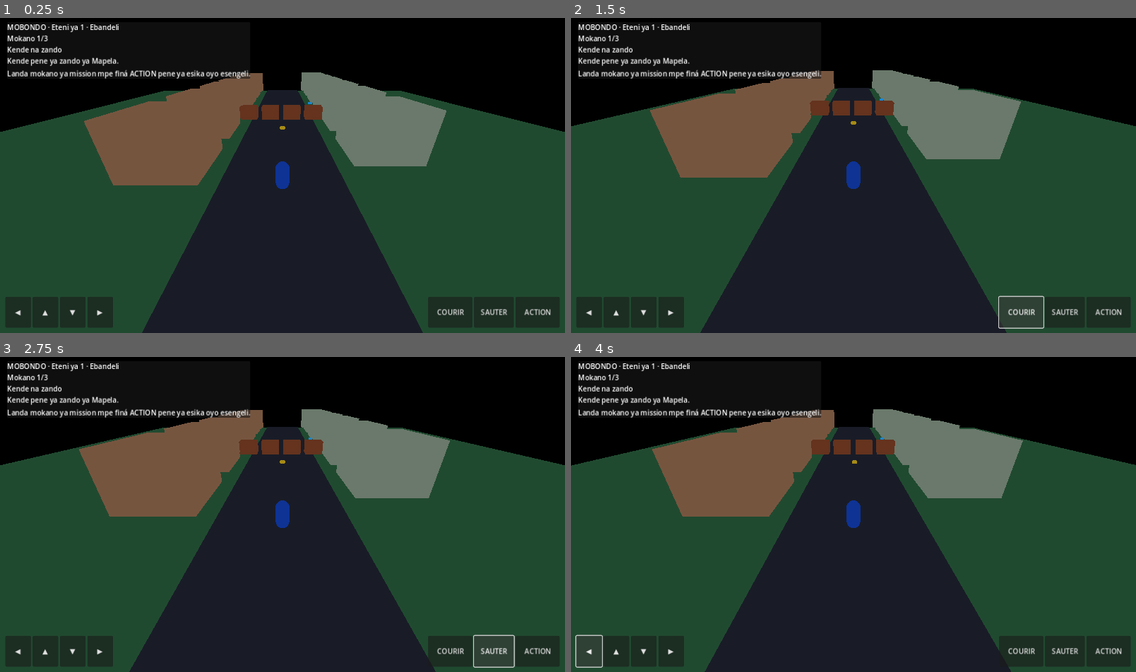
Above: before the commit, frames 1-4 (two rows, left to right).
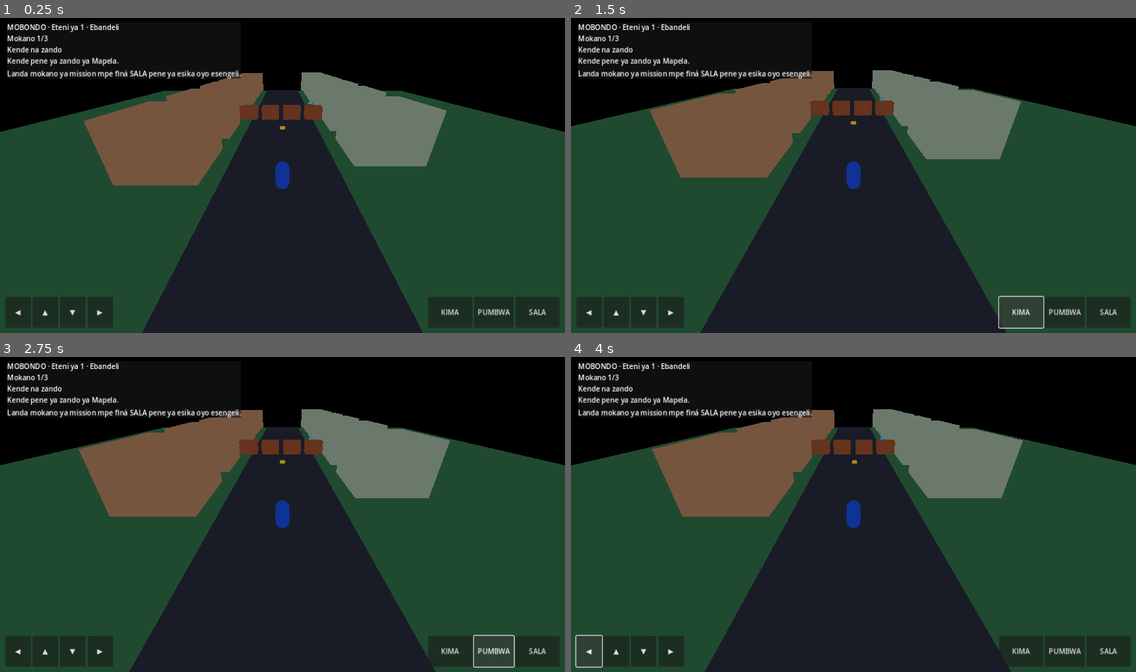
Above: after the commit, the same moments.

Repository: benimandala210-sudo/MOBONDO
Game: Godot game, scene res://scenes/main.tscn
Two runs of this game, one before a commit and one after it. Both use one fixed random seed, a clock stepped at 60 frames per second and the inputs below.
Inputs (mouse positions are in pixels of both pictures, inside the frame that each line leads up to):
- Up to frame 1 (0.25 s): no input
- Up to frame 2 (1.5 s): click (1023, 310) at 0.5 s, where only the run before the commit has a clickable "COURIR"; click (1023, 310) at 1.25 s, where only the run after the commit has a clickable "KIMA"
- Up to frame 3 (2.75 s): click "SAUTER" (after the commit: "PUMBWA") at 2 s
- Up to frame 4 (4 s): click "ACTION" (after the commit: "SALA") at 2.75 s; click "◀" at 3.5 s

The runs differ from the first frame. In frame 1, 0.5% of the frame differs, in the area x 22-98%, y 16-95%; in frame 2, 0.5%; in frame 3, 0.5%; in frame 4, 0.5%.

Commit message:
Localize mission controls and guidance in Lingala

Diff:
--- a/scripts/main.gd
+++ b/scripts/main.gd
@@ -136,20 +136,20 @@
     controls.add_child(spacer)
 
     run_button = Button.new()
-    run_button.text = "COURIR"
+    run_button.text = "KIMA"
     run_button.custom_minimum_size = Vector2(100, 56)
     run_button.button_down.connect(func(): player.set_running(true))
     run_button.button_up.connect(func(): player.set_running(false))
     controls.add_child(run_button)
 
     var jump_button := Button.new()
-    jump_button.text = "SAUTER"
+    jump_button.text = "PUMBWA"
     jump_button.custom_minimum_size = Vector2(90, 56)
     jump_button.pressed.connect(func(): Input.action_press("jump"); Input.action_release("jump"))
     controls.add_child(jump_button)
 
     action_button = Button.new()
-    action_button.text = "ACTION"
+    action_button.text = "SALA"
     action_button.custom_minimum_size = Vector2(100, 56)
     action_button.pressed.connect(_perform_action)
     controls.add_child(action_button)
@@ -179,19 +179,19 @@
             if player.global_position.distance_to(market_position) < 4.0:
                 mission_manager.complete_objective(objective_id)
             else:
-                status_label.text = "Pusana pene ya zando liboso ya kosala ACTION."
+                status_label.text = "Pusana pene ya zando liboso ya kosala SALA."
         "talk_resident":
             if player.global_position.distance_to(npc_position) < 3.5:
                 mission_manager.complete_objective(objective_id)
             else:
-                status_label.text = "Pusana pene ya moto ya quartier liboso ya kosala ACTION."
+                status_label.text = "Pusana pene ya moto ya quartier liboso ya kosala SALA."
         "collect_parcel":
             if player.global_position.distance_to(parcel_position) < 3.5:
                 mission_manager.complete_objective(objective_id)
             else:
-                status_label.text = "Pusana pene ya colis liboso ya kosala ACTION."
+                status_label.text = "Pusana pene ya colis liboso ya kosala SALA."
         _:
-            status_label.text = "Mission oyo ezali naino na préparation."
+            status_label.text = "Mission oyo ebongisami naino te."
 
 func _refresh_mission() -> void:
     if not is_instance_valid(mission_manager):
@@ -224,9 +224,9 @@
     if not is_instance_valid(mission_manager):
         return
     if mission_manager.is_current_episode_completed():
-        status_label.text = "Episodi esili. Tokobongisa oyo elandi."
+        status_label.text = "Eteni oyo esili. Tokobongisa oyo elandi."
     elif player.global_position.length() > 0.1:
-        status_label.text = "Landa mokano ya mission mpe finá ACTION pene ya esika oyo esengeli."
+        status_label.text = "Landa mokano ya mission mpe finá SALA pene ya esika oyo esengeli."
 
 func _add_marker(marker_name: String, pos: Vector3, color: Color) -> MeshInstance3D:
     var marker := MeshInstance3D.new()
